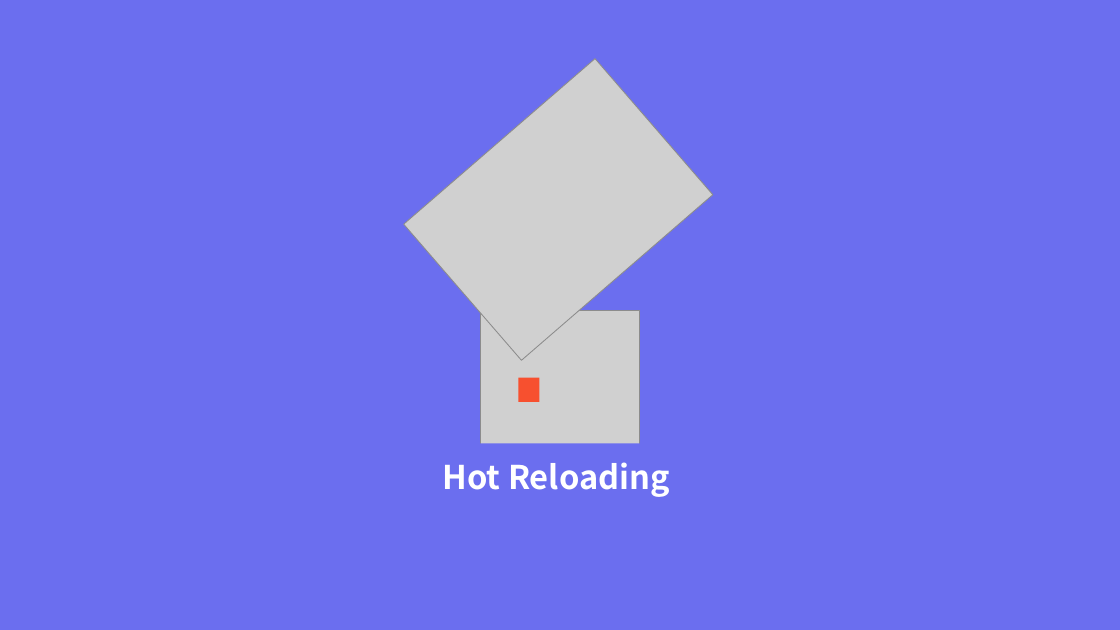
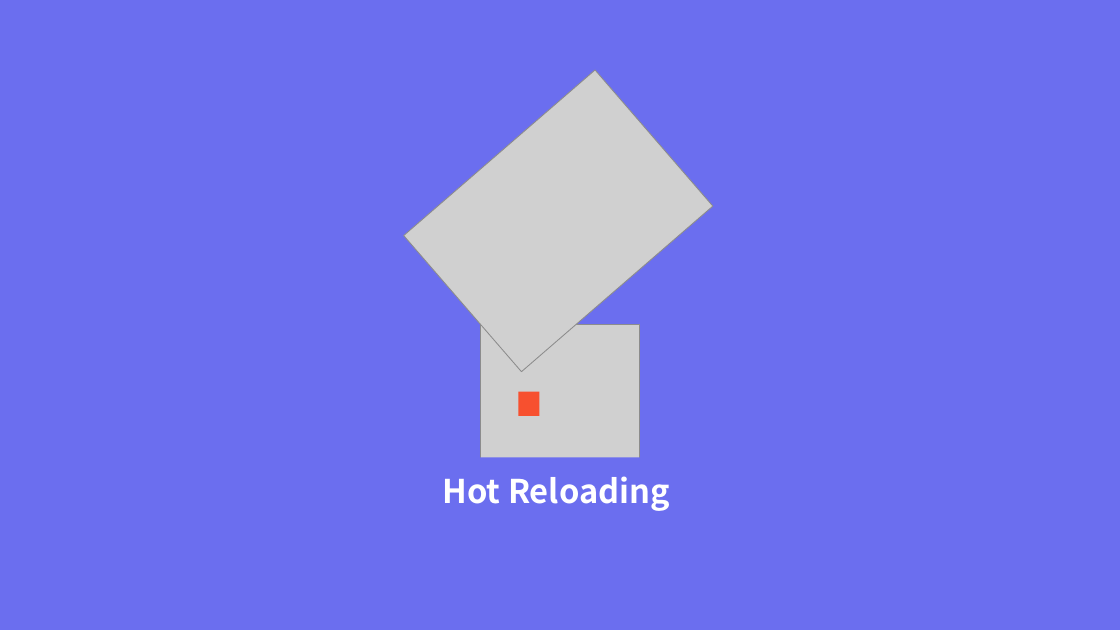
Before and after one commit to KoEonYack/Tistory-Coveant, a slide deck: slide 4 of Article/GO/gin-gonic_hot_reloading/img/img.pptx. Drawn at 1120x630 pixels with LibreOffice and Linux fonts; fonts in the diff are those of the drawing; grey boxes stand for pictures; background and template pictures are left out. Boxes give left, top, right and bottom in pixels: in the first picture for what was removed or moved away, otherwise in the second. Text is boxed around its words. In the diff, an @@ line names an element or a change of style, - is before the commit and + after.

```diff
--- a/Article/GO/gin-gonic_hot_reloading/img/img.pptx
+++ b/Article/GO/gin-gonic_hot_reloading/img/img.pptx
@@ picture: place and size @@
-picture at (403,59,712,360)
+picture at (403,70,712,371)
@@ 2 rectangles, 1 picture, 1 text: place and size @@
-2 rectangles, 1 picture, 1 text at (381,310,712,511)
+2 rectangles, 1 picture, 1 text at (381,324,712,525)
```
Also in this commit, not shown: 1 other file.
